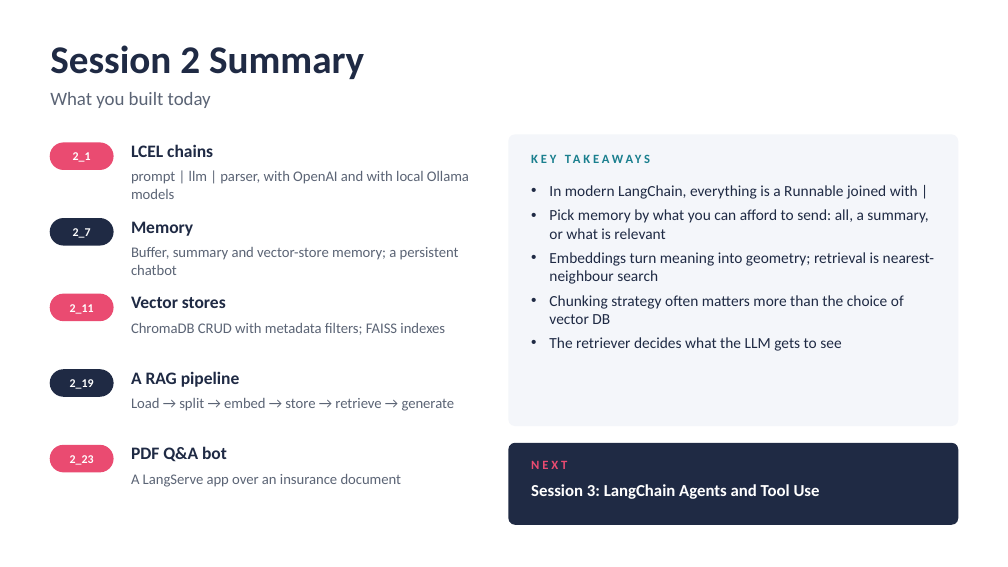
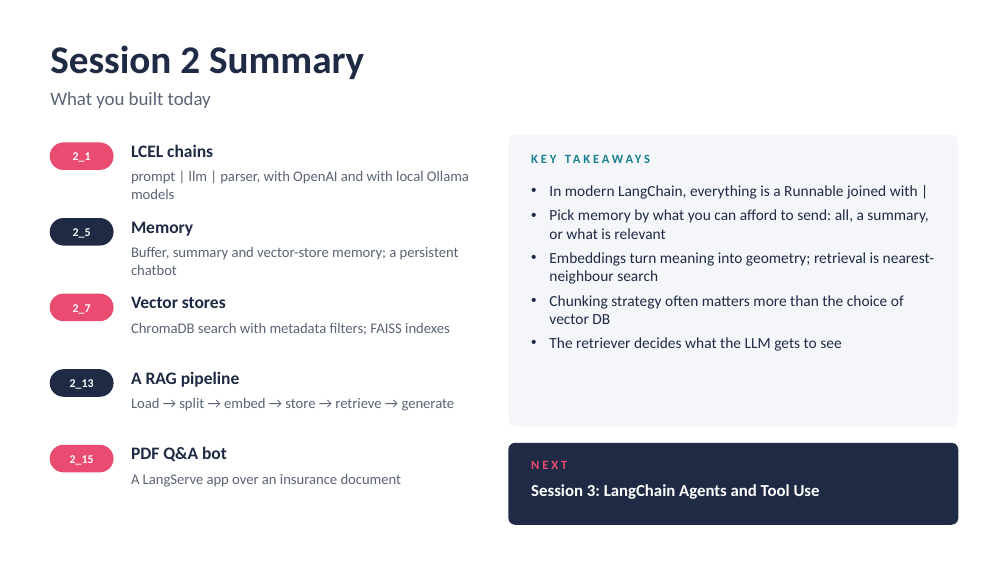
Before and after one commit to atulkahatecdac/agenticai, a slide deck: slide 48 of 16_PGP-Agentic/PGP_Agentic_AI.pptx (slide 53 before the commit). Drawn at 1008x567 pixels with LibreOffice and Linux fonts; fonts in the diff are those of the drawing. Boxes give left, top, right and bottom in pixels: in the first picture for what was removed or moved away, otherwise in the second. Text is boxed around its words. In the diff, an @@ line names an element or a change of style, - is before the commit and + after.

```diff
--- a/16_PGP-Agentic/PGP_Agentic_AI.pptx
+++ b/16_PGP-Agentic/PGP_Agentic_AI.pptx
@@ text at box(73, 228, 91, 238): text changed @@
-2_7
+2_5
@@ text at box(73, 304, 91, 314): text changed @@
-2_11
+2_7
@@ text at box(131, 323, 450, 335): text changed @@
-ChromaDB CRUD with metadata filters; FAISS indexes
+ChromaDB search with metadata filters; FAISS indexes
@@ text at box(70, 379, 94, 389): text changed @@
-2_19
+2_13
@@ text at box(70, 455, 94, 465): text changed @@
-2_23
+2_15
```
Also in this commit, not shown: 15 other slides changed, 2 slides added, 7 slides removed, 27 other files.
